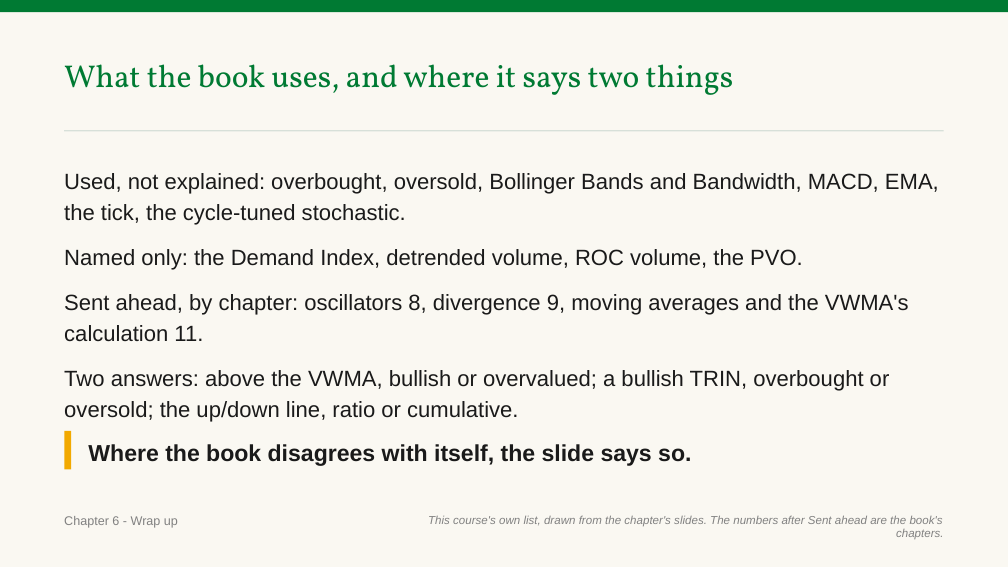
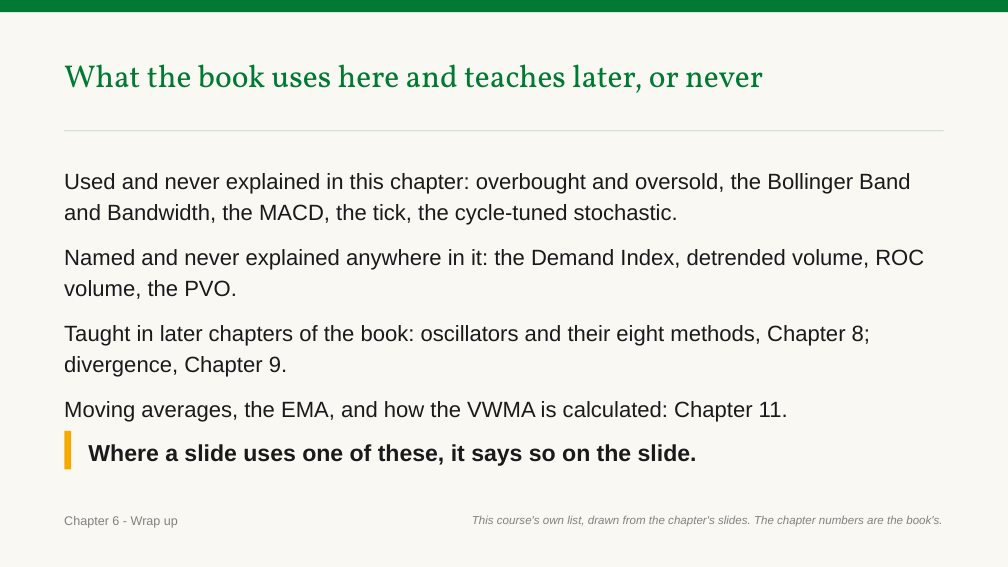
Before and after one commit to benjiesotelo-sudo/Telos_FIN1209, a slide deck: slide 171 of chapter-06/FIN1209-Chapter-06.pptx (slide 162 before the commit). Drawn at 1008x567 pixels with LibreOffice and Linux fonts; fonts in the diff are those of the drawing. Boxes give left, top, right and bottom in pixels: in the first picture for what was removed or moved away, otherwise in the second. Text is boxed around its words. In the diff, an @@ line names an element or a change of style, - is before the commit and + after.

```diff
--- a/chapter-06/FIN1209-Chapter-06.pptx
+++ b/chapter-06/FIN1209-Chapter-06.pptx
@@ text at (x1=64, y1=64, x2=763, y2=93): text changed @@
-What the book uses, and where it says two things
+What the book uses here and teaches later, or never
@@ text at (x1=64, y1=173, x2=924, y2=422): text changed @@
-Used, not explained: overbought, oversold, Bollinger Bands and Bandwidth, MACD, EMA, the tick, the cycle-tuned stochastic.
-Named only: the Demand Index, detrended volume, ROC volume, the PVO.
-Sent ahead, by chapter: oscillators 8, divergence 9, moving averages and the VWMA's calculation 11.
-Two answers: above the VWMA, bullish or overvalued; a bullish TRIN, overbought or oversold; the up/down line, ratio or cumulative.
+Used and never explained in this chapter: overbought and oversold, the Bollinger Band and Bandwidth, the MACD, the tick, the cycle-tuned stochastic.
+Named and never explained anywhere in it: the Demand Index, detrended volume, ROC volume, the PVO.
+Taught in later chapters of the book: oscillators and their eight methods, Chapter 8; divergence, Chapter 9.
+Moving averages, the EMA, and how the VWMA is calculated: Chapter 11.
@@ text at (x1=88, y1=444, x2=697, y2=466): text changed @@
-Where the book disagrees with itself, the slide says so.
+Where a slide uses one of these, it says so on the slide.
@@ text at (x1=472, y1=515, x2=942, y2=526): text changed @@
-This course's own list, drawn from the chapter's slides. The numbers after Sent ahead are the book's chapters.
+This course's own list, drawn from the chapter's slides. The chapter numbers are the book's.
```
Also in this commit, not shown: 15 other slides changed, 10 slides added, 3 other files.
